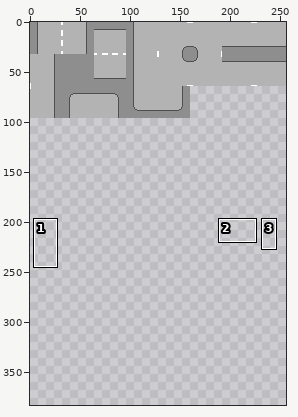
Two versions of one sprite sheet, images/city.png. Above: a wide view before the commit, with the close-up outlined.
Close-up. Before:
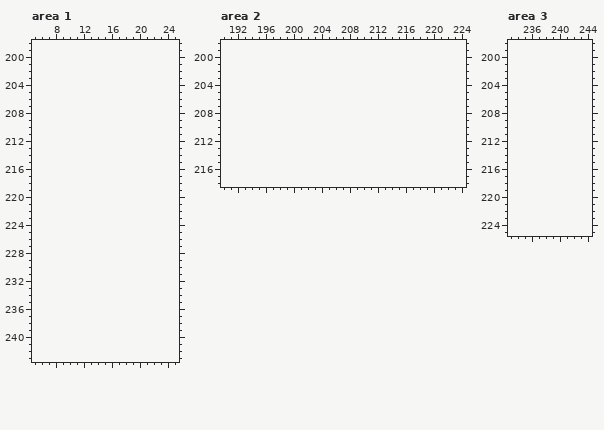
The file is 256x96 pixels. Shown: area 1: x 5..25, y 198..243; area 2: x 190..224, y 198..218; area 3: x 233..244, y 198..225. The old version is drawn lined up with the new one, on the new canvas. The wide view leaves out empty margins. The commit also changed other parts of the picture, which this record leaves out.
The same view after the edit:
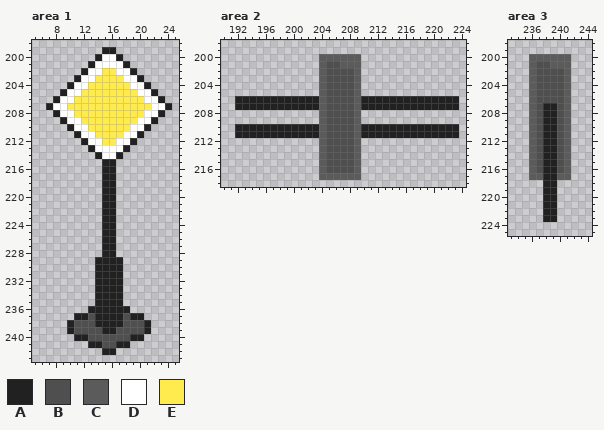
Palette (. is transparent): A #212121  B #4f4f4f  C #5b5b5b  D #ffffff  E #ffeb4d
The edit:
canvas 256x96 -> 256x384
Area 1:
Colour A now appears in row 199 at x 15 to 16; in row 200 at x 14 and 17; in row 201 at x 13 and 18; in row 202 at x 12 and 19; in row 203 at x 11 and 20; in row 204 at x 10 and 21.
Colour A now appears in row 205 at x 9 and 22; in row 206 at x 8 and 23; in row 207 at x 7 and 24; in row 208 at x 8 and 23; in row 209 at x 9 and 22; in row 210 at x 10 and 21.
Colour A now appears in row 211 at x 11 and 20; in row 212 at x 12 and 19; in row 213 at x 13 and 18; in row 214 at x 14 and 17; in rows 215 to 228 at x 15 to 16; in rows 229 to 235 at x 14 to 17.
Colour A now appears in row 236 at x 13 to 18; in row 237 at x 11 to 12, 14 to 17 and 19 to 20; in row 238 at x 10, 14 to 17 and 21; in row 239 at x 10, 15 to 16 and 21; in row 240 at x 11 to 12 and 19 to 20; in row 241 at x 13 to 14 and 17 to 18.
Colour A now appears in row 242 at x 15 to 16.
Colour B now appears in row 237 at x 13 and 18; in row 238 at x 11 to 13 and 18 to 20; in row 239 at x 11 to 14 and 17 to 20; in row 240 at x 13 to 18; in row 241 at x 15 to 16.
Colour D now appears in row 200 at x 15 to 16; in row 201 at x 14 to 17; in row 202 at x 13 to 14 and 17 to 18; in row 203 at x 12 to 13 and 18 to 19; in row 204 at x 11 to 12 and 19 to 20; in row 205 at x 10 to 11 and 20 to 21.
Colour D now appears in row 206 at x 9 to 10 and 21 to 22; in row 207 at x 8 to 9 and 22 to 23; in row 208 at x 9 to 10 and 21 to 22; in row 209 at x 10 to 11 and 20 to 21; in row 210 at x 11 to 12 and 19 to 20; in row 211 at x 12 to 13 and 18 to 19.
Colour D now appears in row 212 at x 13 to 14 and 17 to 18; in row 213 at x 14 to 17; in row 214 at x 15 to 16.
Colour E now appears in row 202 at x 15 to 16; in row 203 at x 14 to 17; in row 204 at x 13 to 18; in row 205 at x 12 to 19; in row 206 at x 11 to 20; in row 207 at x 10 to 21.
Colour E now appears in row 208 at x 11 to 20; in row 209 at x 12 to 19; in row 210 at x 13 to 18; in row 211 at x 14 to 17; in row 212 at x 15 to 16.
Area 2:
Colour A now appears in rows 206 to 207 at x 192 to 203 and 210 to 223; in rows 210 to 211 at x 192 to 203 and 210 to 223.
Colour B now appears in row 201 at x 205 to 206; in rows 202 to 216 at x 205 to 208.
Colour C now appears in row 200 at x 204 to 209; in row 201 at x 204 and 207 to 209; in rows 202 to 216 at x 204 and 209; in row 217 at x 204 to 209.
Area 3:
Colour A now appears in rows 207 to 223 at x 238 to 239.
Colour B now appears in row 201 at x 237 to 238; in rows 202 to 206 at x 237 to 240; in rows 207 to 216 at x 237 and 240.
Colour C now appears in row 200 at x 236 to 241; in row 201 at x 236 and 239 to 241; in rows 202 to 216 at x 236 and 241; in row 217 at x 236 to 237 and 240 to 241.
